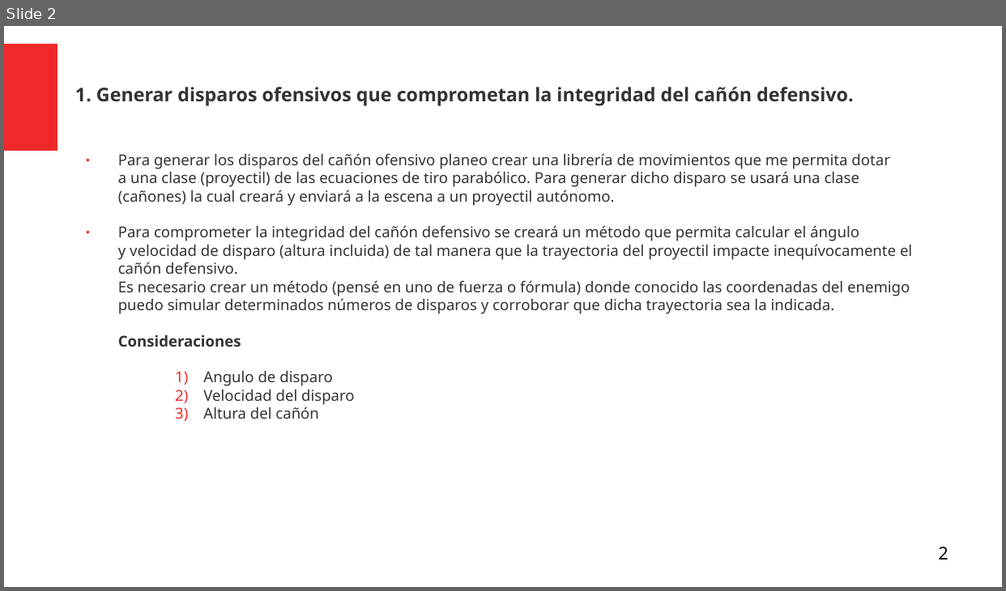
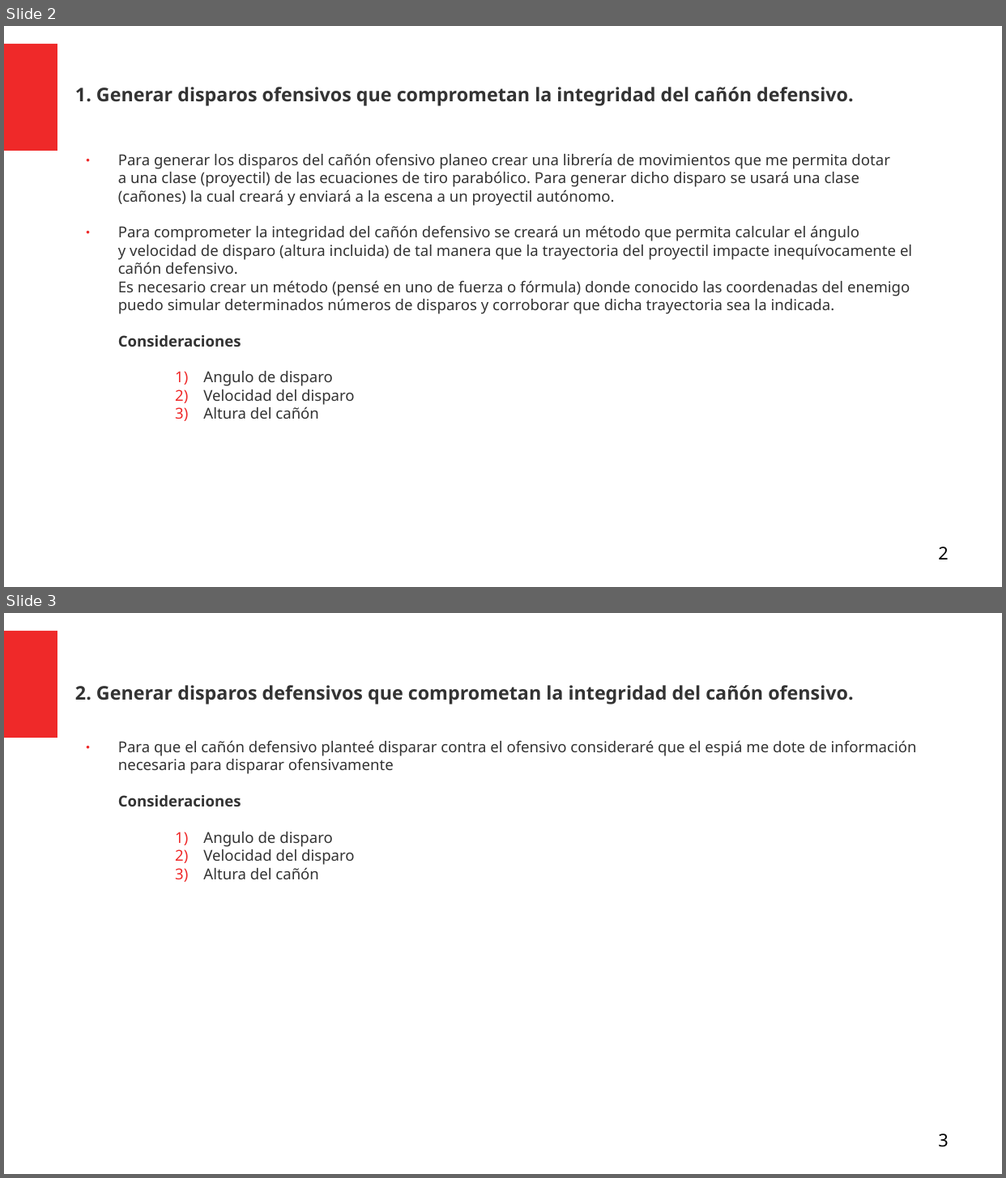
Before and after one commit to Julian-guillermo-zapata-rugeles/parcial-3, a slide deck: Analisis_Problema_Editable.odp. Shown one above the other, each under a label of ours: slide 2 before the commit, slides 2 and 3 after it. The pictures are 1006x591 and 1006x1178 pixels, drawn with LibreOffice and Linux fonts; fonts in the diff are those of the drawing. Boxes give left, top, right and bottom in pixels: in the first picture for what was removed or moved away, otherwise in the second. Text is boxed around its words. In the diff, an @@ line names an element or a change of style, - is before the commit and + after.

Commit message:
comienzo del literal 2

```diff
--- a/Analisis_Problema_Editable.odp
+++ b/Analisis_Problema_Editable.odp
@@ slide 3 added at (4,613,1002,1174), background #FFFFFF; not listed: 1 template element that a slide beside it also shows @@
@@ title added at (75,685,853,705), 15 pt, text #333333, bold @@
+2. Generar disparos defensivos que comprometan la integridad del cañón ofensivo.
@@ text added at (118,740,917,879), 12 pt, text #333333 @@
+● Para que el cañón defensivo planteé disparar contra el ofensivo consideraré que el espiá me dote de información
+necesaria para disparar ofensivamente
+Consideraciones
+    1) Angulo de disparo
+    2) Velocidad del disparo
+    3) Altura del cañón
@@ page number added at (938,1134,948,1148), 14 pt, text #000000 @@
+3
```
